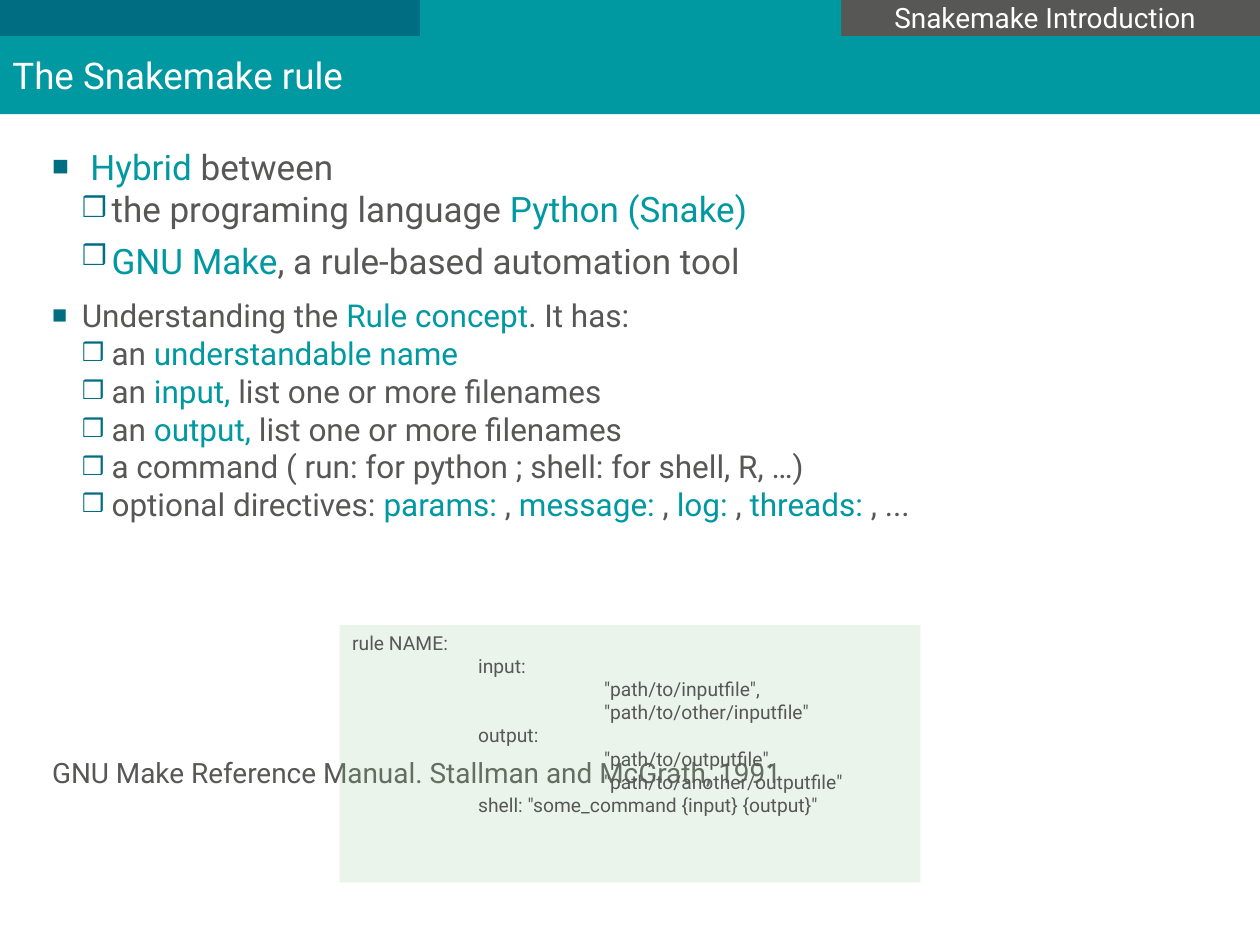
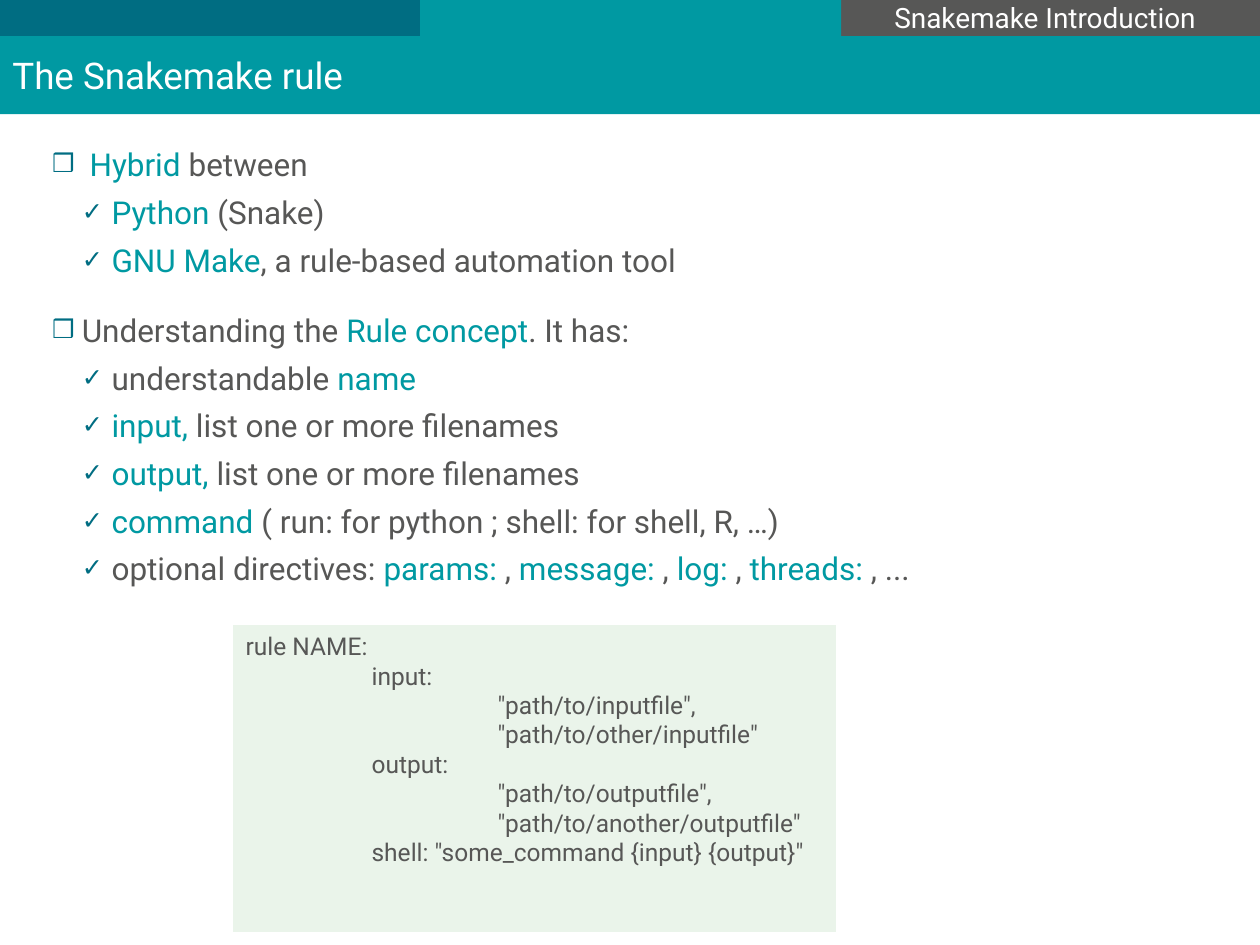
Before and after one commit to mesocentre-clermont-auvergne/formation_fair, a slide deck: slide 10 of fair_workflow/fair_workflow_cours/introduction_snakemake.odp (slide 9 before the commit). Drawn at 1260x945 pixels with LibreOffice and Linux fonts; fonts in the diff are those of the drawing; background and template pictures are left out. Boxes give left, top, right and bottom in pixels: in the first picture for what was removed or moved away, otherwise in the second. Text is boxed around its words. In the diff, an @@ line names an element or a change of style, - is before the commit and + after.

```diff
--- a/fair_workflow/fair_workflow_cours/introduction_snakemake.odp
+++ b/fair_workflow/fair_workflow_cours/introduction_snakemake.odp
@@ text at box(82, 152, 863, 587): size 20 to 18 pt in "Hybrid between", "GNU Make, a rule-based automation tool"; bullet ■ to ❒; more space between paragraphs; bullet ❒ to ✓ @@
@@ text at box(112, 199, 324, 231): text changed; size 20 to 18 pt @@
-  ❒ the programing language Python (Snake)
+  ✓ Python (Snake)
@@ text at box(112, 366, 740, 540): text changed @@
-  ❒ an understandable name
-  ❒ an input, list one or more filenames
-  ❒ an output, list one or more filenames
-  ❒ a command ( run: for python ; shell: for shell, R, …)
+  ✓ understandable name
+  ✓ input, list one or more filenames
+  ✓ output, list one or more filenames
+  ✓ command ( run: for python ; shell: for shell, R, …)
@@ rectangle "rule NAME:": place and size @@
-rectangle "rule NAME:" at box(340, 625, 921, 882)
+rectangle "rule NAME:" at box(233, 625, 835, 932)
@@ rectangle "rule NAME:" at box(233, 625, 835, 932): size 11 to 14 pt @@
@@ text at box(52, 757, 781, 790): paragraph removed @@
-GNU Make Reference Manual. Stallman and McGrath, 1991
```
Also in this commit, not shown: 15 other slides changed, 1 slide added, 18 other files.
